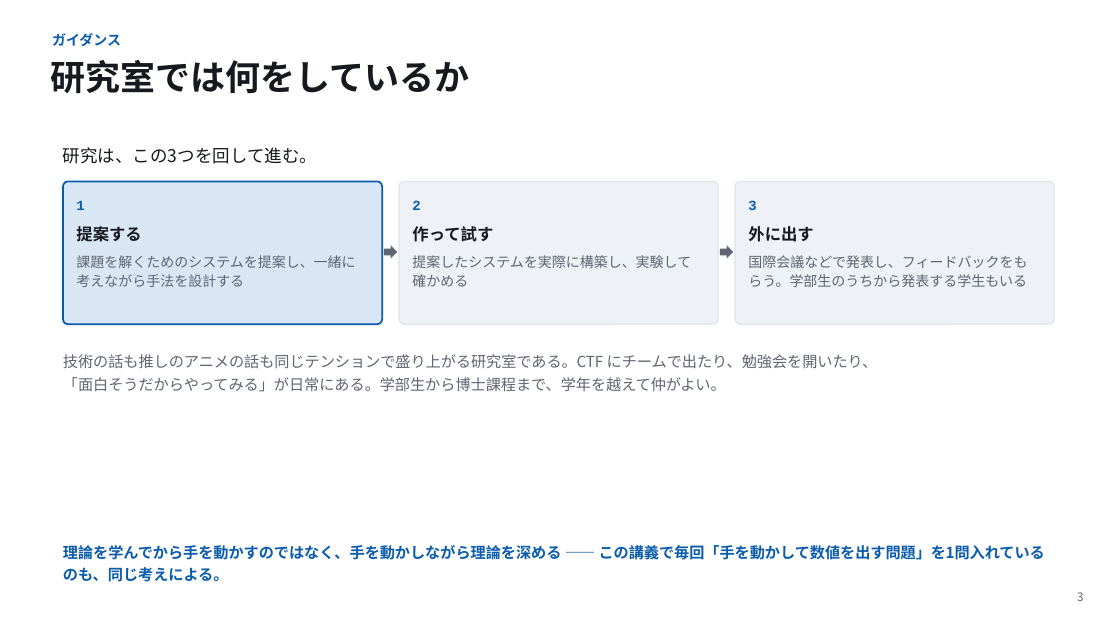
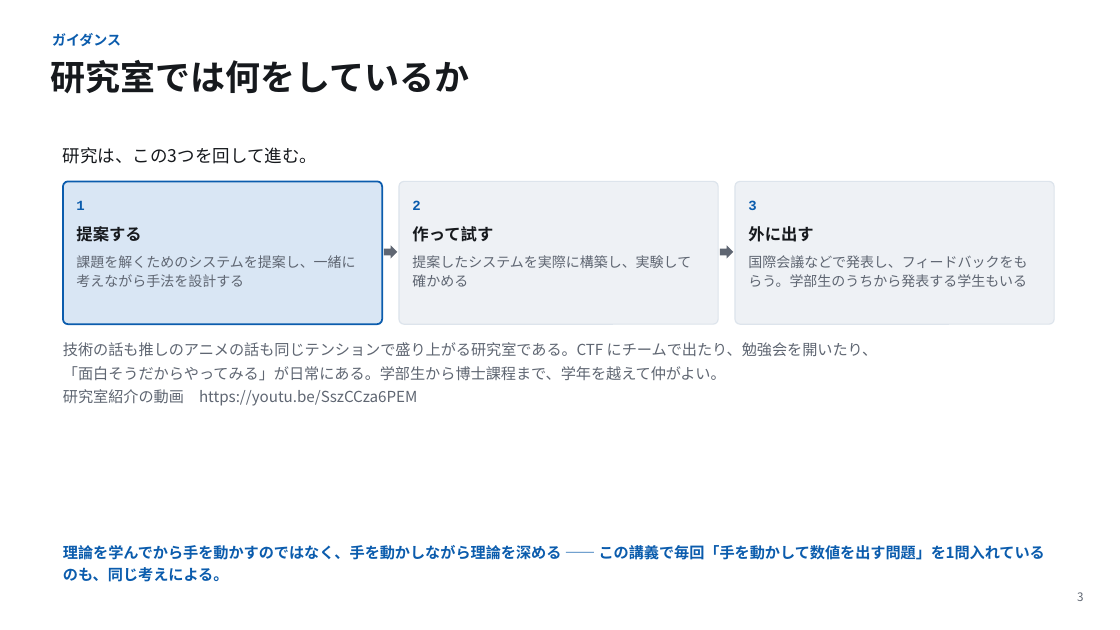
Before and after one commit to koide55/CompOutline, a slide deck: slide 3 of slides/第01回_計算とは何か.pptx. Drawn at 1120x630 pixels with LibreOffice and Linux fonts; fonts in the diff are those of the drawing. Boxes give left, top, right and bottom in pixels: in the first picture for what was removed or moved away, otherwise in the second. Text is boxed around its words. In the diff, an @@ line names an element or a change of style, - is before the commit and + after.

```diff
--- a/slides/第01回_計算とは何か.pptx
+++ b/slides/第01回_計算とは何か.pptx
@@ text at bbox=[63, 389, 417, 406]: paragraph added @@
+研究室紹介の動画 https://youtu.be/SszCCza6PEM
```
Also in this commit, not shown: 1 other slide changed, 3 other files.
